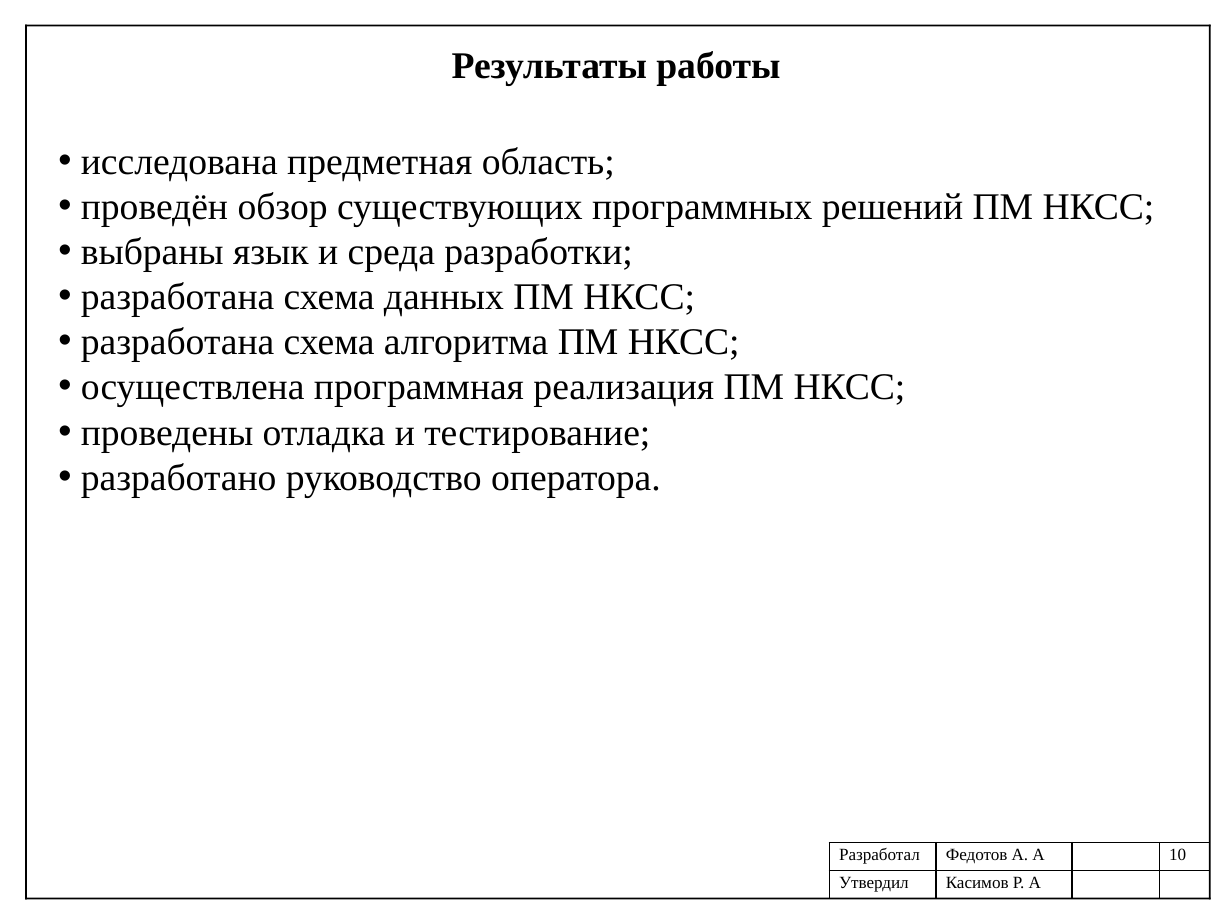
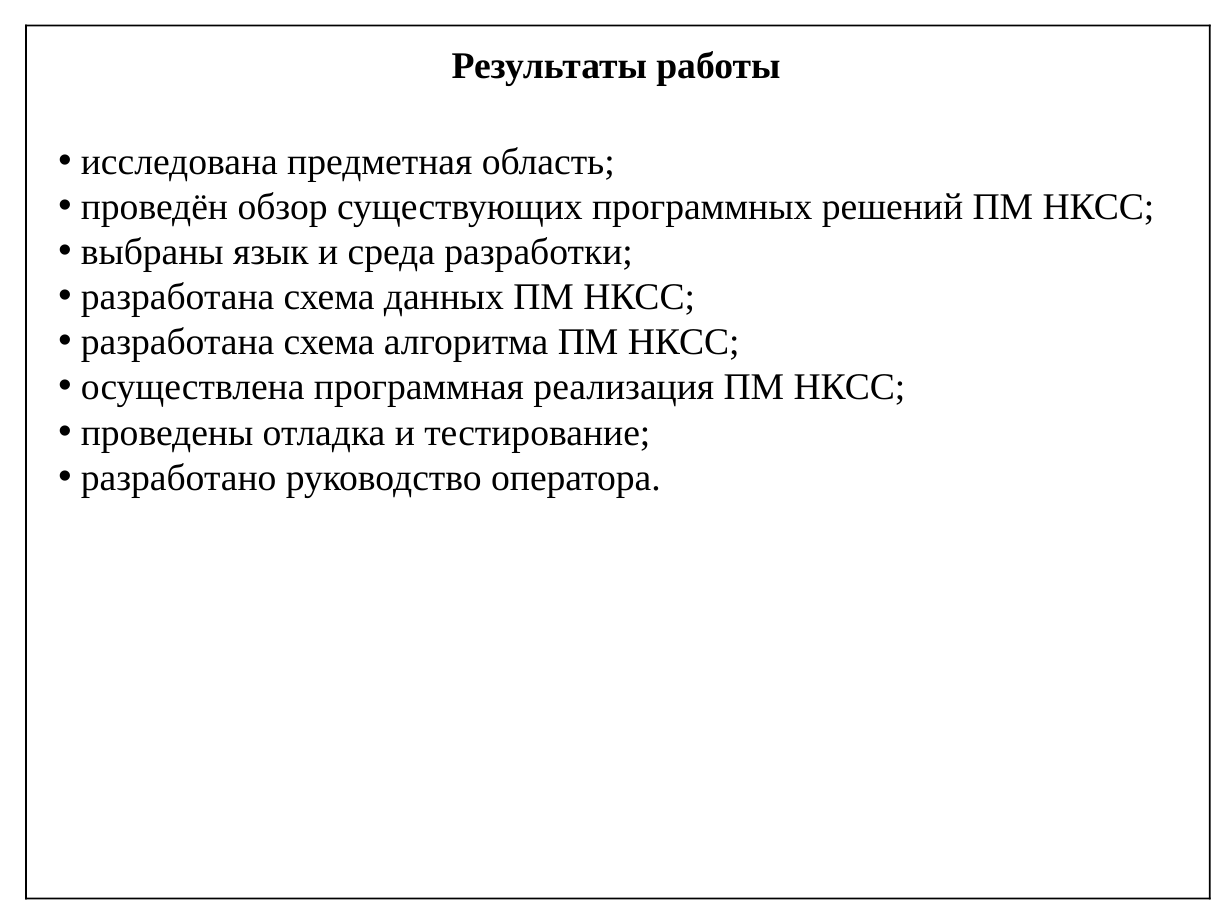
Before and after one commit to Shurpumpel/diplom, a slide deck: slide 10 of предзащита/Федотов_ПИН-41_Презентация.pptx. Drawn at 1232x924 pixels with LibreOffice and Linux fonts; fonts in the diff are those of the drawing. Boxes give left, top, right and bottom in pixels: in the first picture for what was removed or moved away, otherwise in the second. Text is boxed around its words. In the diff, an @@ line names an element or a change of style, - is before the commit and + after.

```diff
--- a/предзащита/Федотов_ПИН-41_Презентация.pptx
+++ b/предзащита/Федотов_ПИН-41_Презентация.pptx
@@ table removed at (x1=829, y1=843, x2=1210, y2=898), 2 rows, 4 columns @@
-Разработал | Федотов А. А |  | 10
-Утвердил | Касимов Р. А |  | 
```
Also in this commit, not shown: 8 other slides changed, 1 slide added, 1 slide removed, 4 other files.
